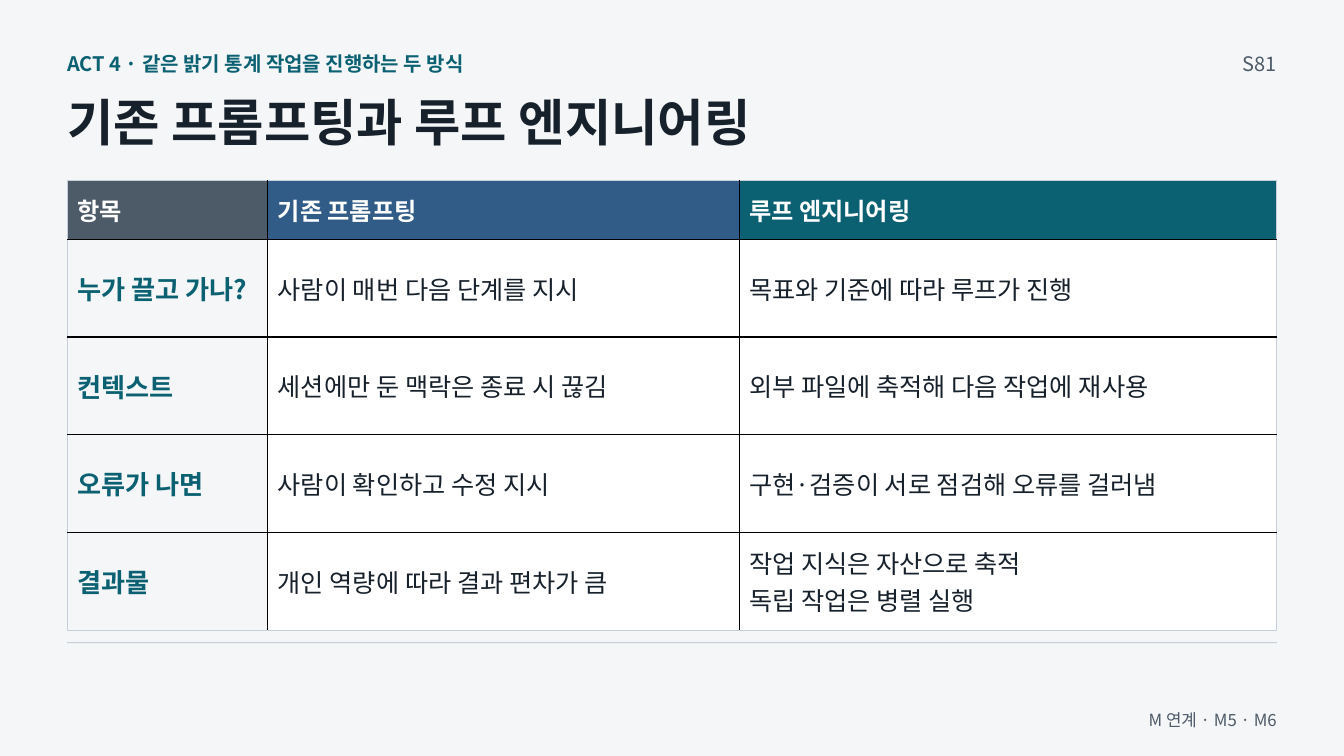
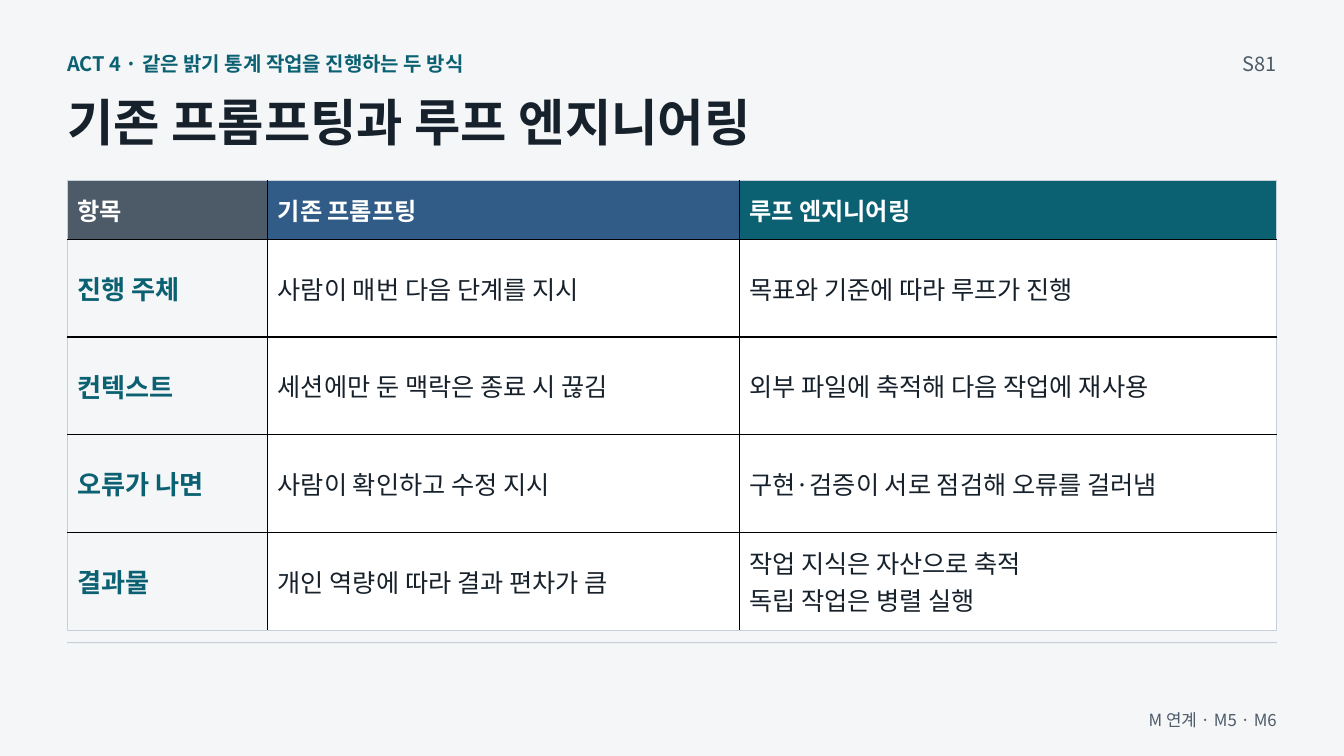
Before and after one commit to GideokKim/ai-dev-training, a slide deck: slide 4 of production/ACT_4.pptx. Drawn at 1344x756 pixels with LibreOffice and Linux fonts; fonts in the diff are those of the drawing. Boxes give left, top, right and bottom in pixels: in the first picture for what was removed or moved away, otherwise in the second. Text is boxed around its words. In the diff, an @@ line names an element or a change of style, - is before the commit and + after.

```diff
--- a/production/ACT_4.pptx
+++ b/production/ACT_4.pptx
@@ table at (68, 180, 1277, 630) @@
-row 2, column 1: 누가 끌고 가나?
+row 2, column 1: 진행 주체
```
Also in this commit, not shown: 2 other slides changed, 16 other files.
